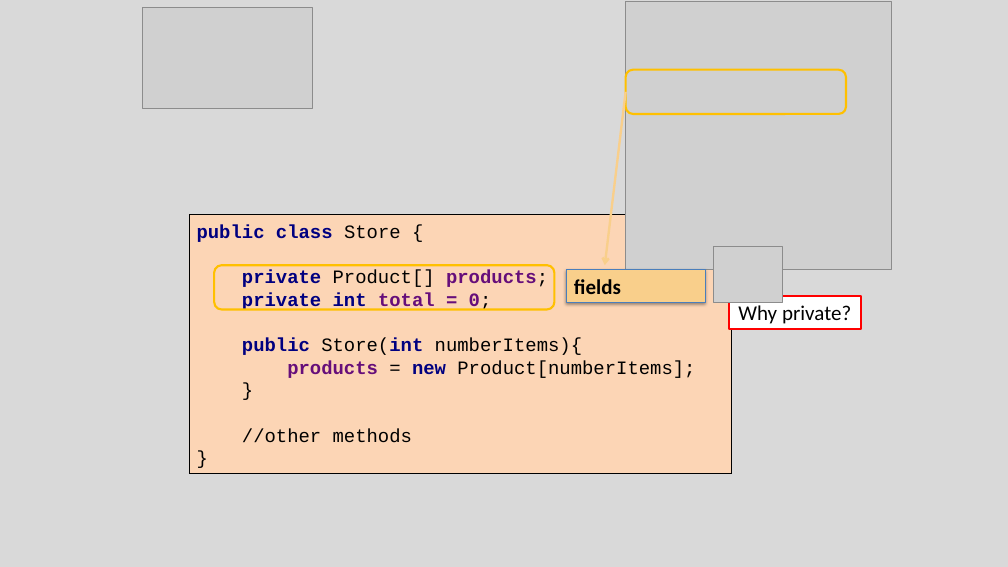
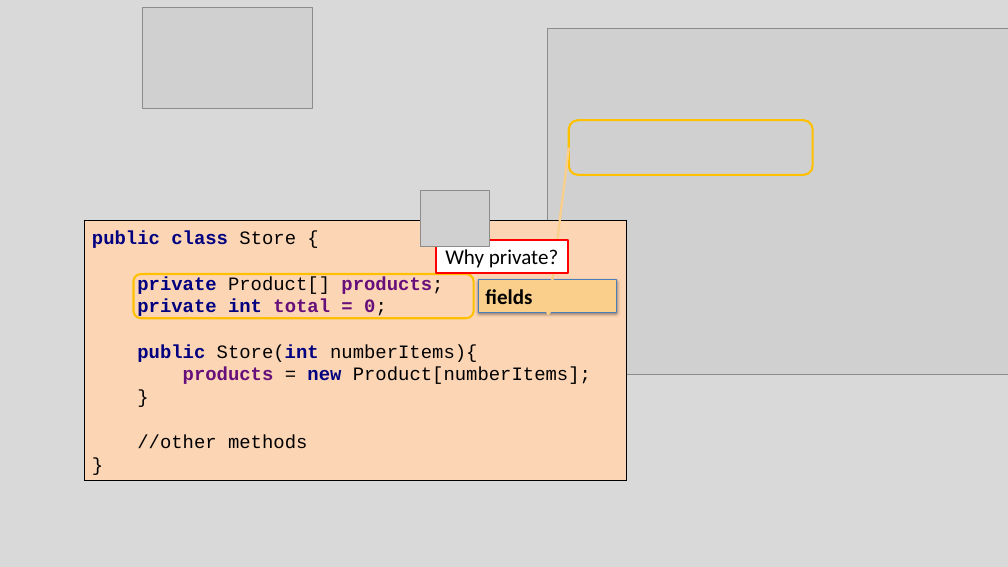
Before and after one commit to Programming-Fundamentals-SETU/prog-fund-1-sept-25, a slide deck: slide 8 of topic08-arrays-of-objects/unit-1/talk-3-array-product/c-array-product.pptx. Drawn at 1008x567 pixels with LibreOffice and Linux fonts; fonts in the diff are those of the drawing; grey boxes stand for pictures. Boxes give left, top, right and bottom in pixels: in the first picture for what was removed or moved away, otherwise in the second. Text is boxed around its words. In the diff, an @@ line names an element or a change of style, - is before the commit and + after.

```diff
--- a/topic08-arrays-of-objects/unit-1/talk-3-array-product/c-array-product.pptx
+++ b/topic08-arrays-of-objects/unit-1/talk-3-array-product/c-array-product.pptx
@@ picture added at bbox=[547, 29, 1008, 374] @@
@@ picture removed at bbox=[626, 2, 892, 269] @@
@@ arrow moved from (626, 91) - (605, 265) to (569, 147) - (548, 316) @@
@@ rounded rectangle: place and size @@
-rounded rectangle at bbox=[626, 70, 847, 114]
+rounded rectangle at bbox=[569, 120, 813, 175]
@@ picture: place and size @@
-picture at bbox=[714, 247, 783, 302]
+picture at bbox=[420, 191, 489, 247]
@@ rectangle "public class Store { private ...": place and size @@
-rectangle "public class Store { private ..." at bbox=[189, 214, 731, 473]
+rectangle "public class Store { private ..." at bbox=[85, 221, 627, 480]
@@ rectangle "Why private?": place and size @@
-rectangle "Why private?" at bbox=[729, 296, 861, 330]
+rectangle "Why private?" at bbox=[436, 240, 568, 273]
@@ rounded rectangle: place and size @@
-rounded rectangle at bbox=[214, 265, 554, 310]
+rounded rectangle at bbox=[134, 274, 474, 318]
@@ rectangle "fields": place and size @@
-rectangle "fields" at bbox=[566, 269, 705, 302]
+rectangle "fields" at bbox=[478, 280, 616, 313]
```
Also in this commit, not shown: 5 other slides changed, 16 other files.
